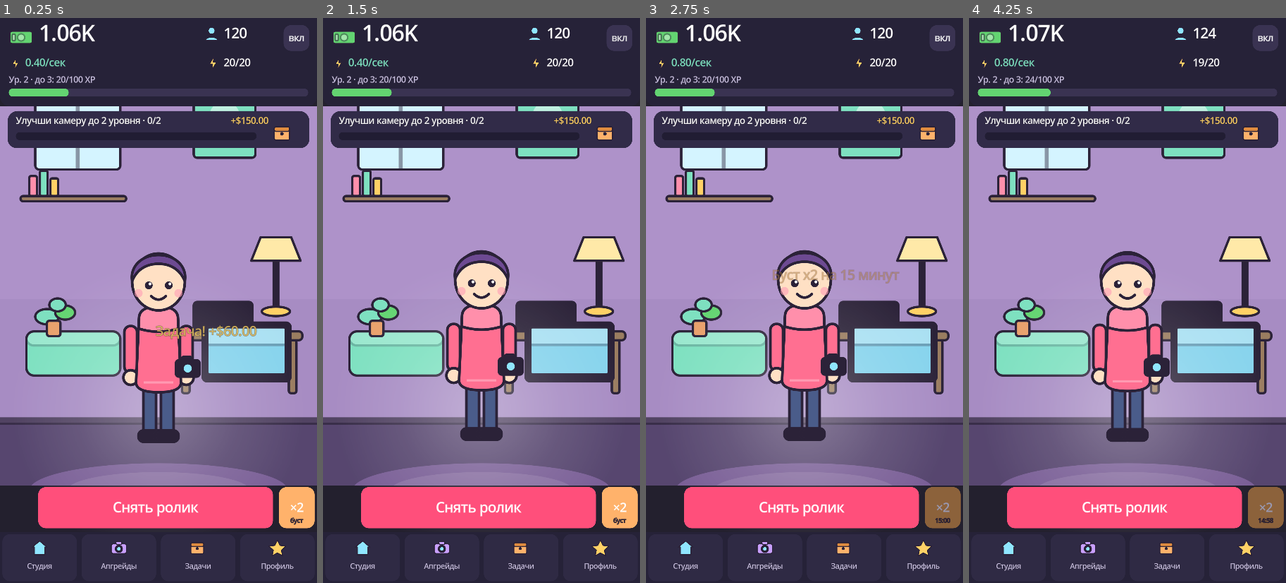
Above: before the commit, frames 1-4 (left to right).
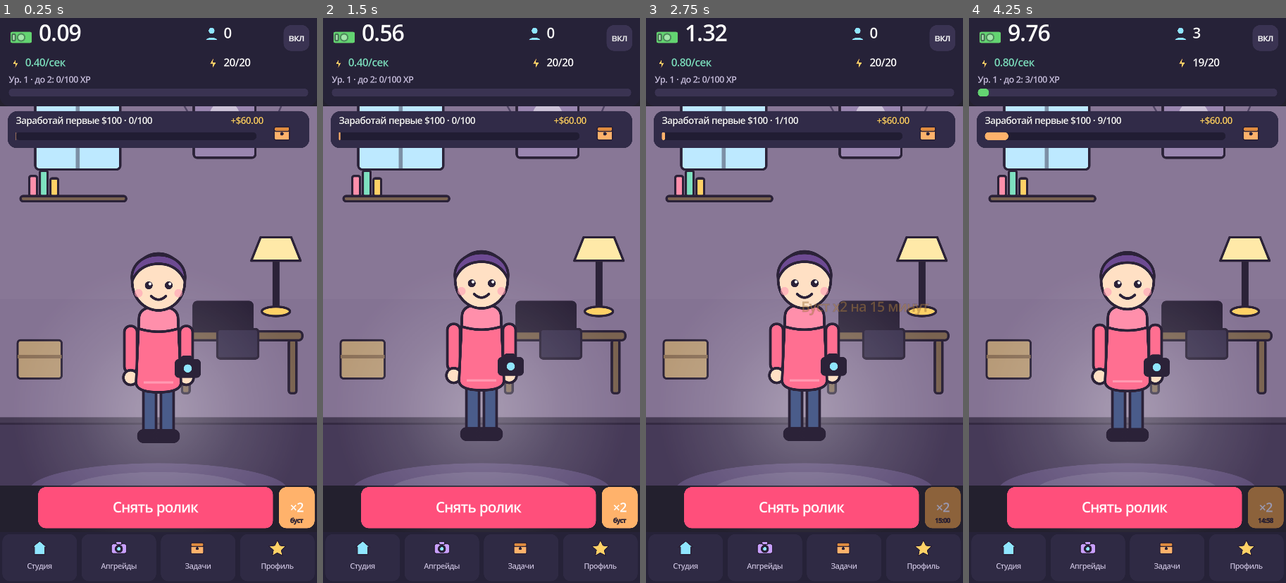
Above: after the commit, the same moments.

Repository: mcvadi777-code/clipstar
Game: Godot game, scene res://scenes/main.tscn
The game is run twice, just before and just after one commit, with the same random seed, the same clock (stepped at 60 frames per second) and the same inputs.
Inputs:
- Up to frame 1 (0.25 s): no input
- Up to frame 2 (1.5 s): click "вкл" at 0.5 s; click "выкл" at 1.25 s
- Up to frame 3 (2.75 s): click "×2" at 2 s
- Up to frame 4 (4.25 s): click "Снять ролик" at 2.75 s; click "Студия" at 3.5 s

The runs differ from the first frame. In frame 1, 43% of the frame differs, in the area x 0-100%, y 1-83%; in frame 2, 42%; in frame 3, 43%; in frame 4, 43%.

Commit message:
2d: scripts/autoload/game.gd

Diff:
--- a/scripts/autoload/game.gd
+++ b/scripts/autoload/game.gd
@@ -39,8 +39,8 @@
 var offline_gain: float = 0.0
 var boost_until: int = 0
 var piggy: float = 0.0
-var DEV_MONEY: float = 1000.0
-var DEV_FOLLOWERS: float = 120.0
+var DEV_MONEY: float = 0.0
+var DEV_FOLLOWERS: float = 0.0
 
 var _energy_progress: float = 0.0
 
